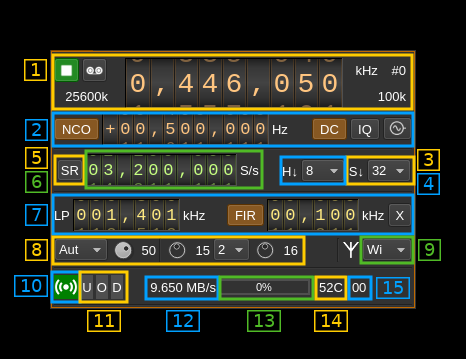
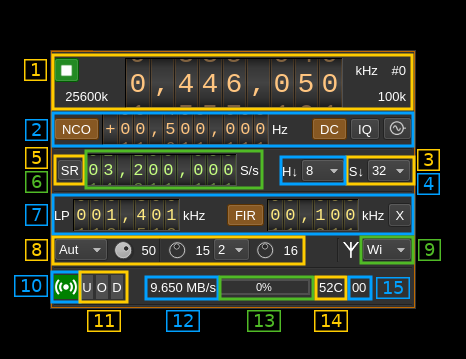
Layers edited between the first and the second 466px x 359px image:
added layer "Patch_03" above "Patch_02" over [82, 58, 107, 82]
